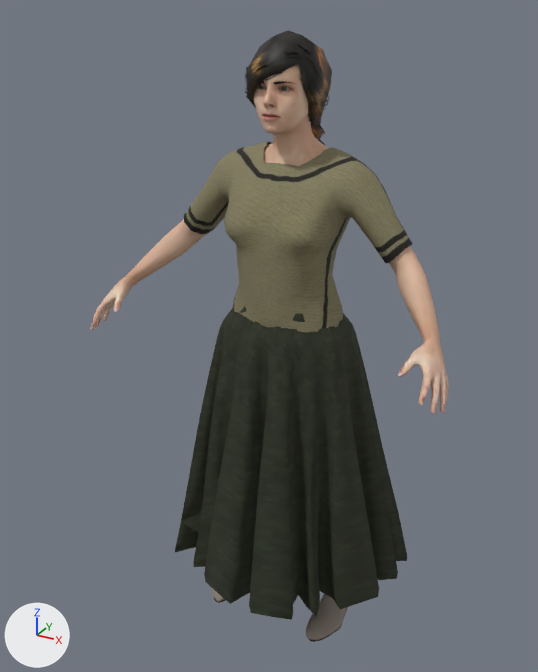
The glTF model chars/real/f_farmer.glb: old version first, new version second.
One viewpoint serves both versions: a camera (50 mm lens) standing at (0.838, -1.665, 1.661) and looking at (-0.055, -0.042, 0.849). The axes (+X, +Y, +Z) are drawn at lower left. The lights are the same throughout. The picture after the commit comes second. Vertices at exactly the same position are counted once.

Objects in the first picture: 'f_farmer', 'f_farmer.braid01', 'f_farmer.toigo_ankle_boots_female', 'f_farmer.toigo_long_full_skirt', 'f_farmer.wdg_mycenaean_tunic' and 1 more.
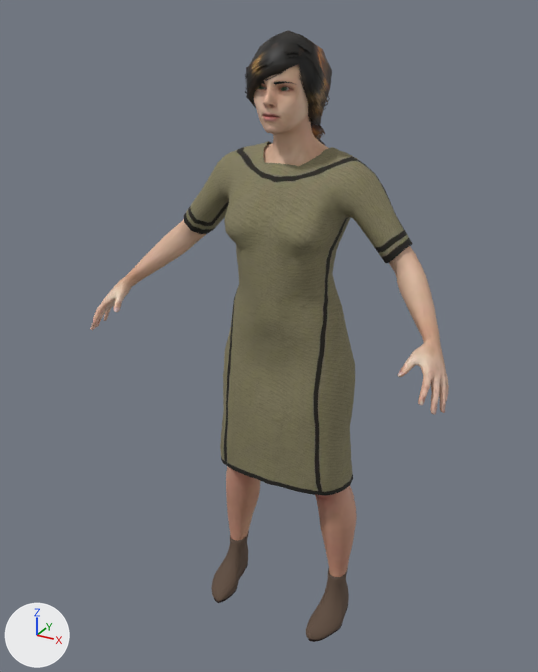
Pixel boxes [x1, y1, x2, y2] of what changed, in the pictures (538 x 672 px):
'f_farmer.toigo_long_full_skirt', deleted: before [175, 306, 407, 620]
'f_farmer.wdg_mycenaean_tunic', reshaped: before [184, 141, 412, 332]; after [184, 141, 413, 496]
'f_farmer.toigo_ankle_boots_female', surface changed: [211, 587, 347, 642] in both
part 1 of me_base, cut back (brown): after [226, 466, 357, 571]
part 2 of me_boots_ankle, cut back (brown): after [308, 568, 349, 642]
part 3 of me_boots_ankle, cut back (brown): after [211, 535, 248, 603]
part 4 of me_mycenaean_tunic, cut back (mostly hidden before): before [233, 223, 332, 312]; after [220, 165, 359, 496]

Diff of the bpy script that builds the scene:
```diff
--- a/chars/real/f_farmer.glb.py
+++ b/chars/real/f_farmer.glb.py
@@ img_cloth1_bootsankle @@
+img_cloth1_bootsankle = load_image('cloth1-BootsAnkle', '_unpacked/cloth1-BootsAnkle', 512, 512, 'sRGB')
@@ mat_cloth_toigo_ankle_boots_female @@
 mat_cloth_toigo_ankle_boots_female = principled_material('cloth_toigo_ankle_boots_female')
-mat_cloth_toigo_ankle_boots_female.texture = img_cloth2_bootsankle
+mat_cloth_toigo_ankle_boots_female.texture = img_cloth1_bootsankle
 mat_cloth_toigo_ankle_boots_female.roughness = 0.85
@@ me_base @@
 # used by ob_f_farmer; location = (0.0, 0.0, 0.0)
-me_base.from_pydata(...)  # 2248 vertices, 4336 faces; spans x -0.49..0.49, y -0.296..0.057, z 0.112..1.606
+me_base.from_pydata(...)  # 2250 vertices, 4335 faces; spans x -0.49..0.49, y -0.296..0.057, z 0.112..1.606
+# me_base part 1: 34 vertices removed from x -0.21..0.21, y -0.066..0.027, z 0.14..0.27; 278 vertices added at x -0.213..0.213, y -0.116..0.039, z 0.205..0.515
+# other edits to the shape of me_base do not show in these pictures
 me_base.materials.append(mat_body)
@@ me_boots_ankle @@
 # used by ob_f_farmer_toigo_ankle_boots_female; location = (0.0, 0.0, 0.0)
-me_boots_ankle.from_pydata(...)  # 686 vertices, 1326 faces; spans x -0.218..0.218, y -0.186..0.016, z -0.017..0.135
+me_boots_ankle.from_pydata(...)  # 1091 vertices, 2136 faces; spans x -0.218..0.218, y -0.186..0.016, z -0.017..0.135
+# me_boots_ankle part 2: 2 vertices moved within x 0.163..0.172, y 0.006..0.011, z 0.012; 1 vertex removed from x 0.193, y 0.004, z 0.012; 214 vertices added at x 0.132..0.218, y -0.183..0.013, z -0.017..0.134
+# me_boots_ankle part 3: 1 vertex moved within x -0.172, y 0.011, z 0.012; 1 vertex removed from x -0.143, y -0.046, z 0.011; 193 vertices added at x -0.218..-0.134, y -0.183..0.013, z -0.017..0.134
 me_boots_ankle.materials.append(mat_cloth_toigo_ankle_boots_female)
@@ me_mycenaean_tunic @@
 # used by ob_f_farmer_wdg_mycenaean_tunic; location = (0.0, 0.0, 0.0)
-me_mycenaean_tunic.from_pydata(...)  # 556 vertices, 946 faces; spans x -0.316..0.316, y -0.164..0.098, z 0.453..1.355
+me_mycenaean_tunic.from_pydata(...)  # 895 vertices, 1716 faces; spans x -0.316..0.316, y -0.165..0.099, z 0.453..1.355
+# me_mycenaean_tunic part 4: 26 vertices removed from x -0.233..0.147, y -0.147..0.081, z 0.453..1.271; 365 vertices added at x -0.292..0.292, y -0.165..0.099, z 0.453..1.35
 me_mycenaean_tunic.materials.append(mat_cloth_wdg_mycenaean_tunic)
@@ ob_f_farmer_toigo_long_full_skirt @@
-ob_f_farmer_toigo_long_full_skirt = bpy.data.objects.new('f_farmer.toigo_long_full_skirt', me_skirt_full_long)
-ob_f_farmer_toigo_long_full_skirt.location = (0.0, 0.0, 0.0)
```
